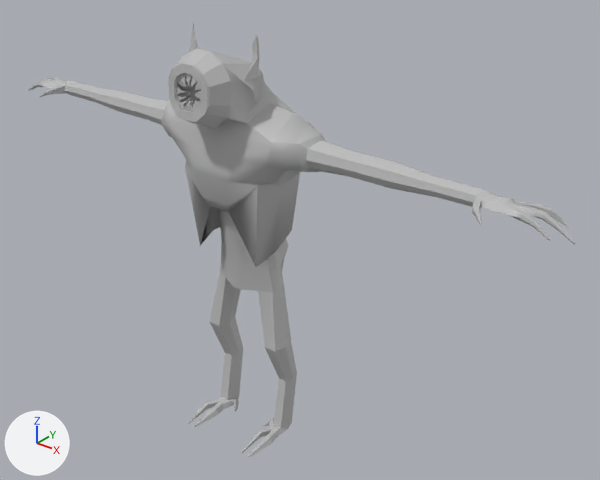
A saved change to the FBX model FIT3145_Assignment1/Assets/Resources/Models/Characters/Model_Imp.fbx.
Rendered twice from a 50 mm camera at (1.105, -1.183, 1.156) aimed at (0.105, 0.066, 0.381). Lighting does not change. The marker at lower left points along +X, +Y and +Z. Where no turn or scale is listed for an object, it has been applied to the vertices.
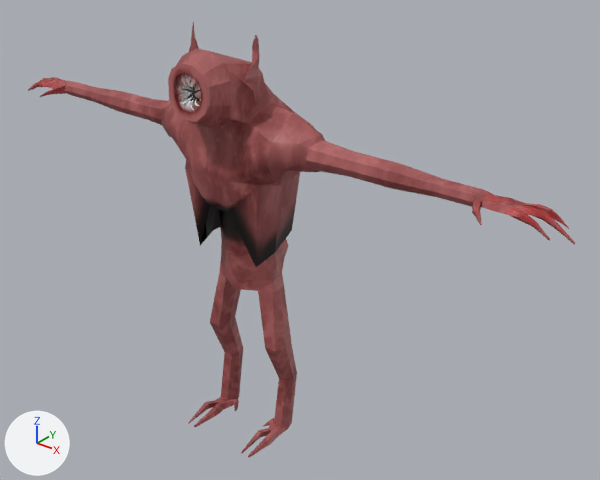
The change, as a diff of the scene's bpy script:
```diff
--- a/FIT3145_Assignment1/Assets/Resources/Models/Characters/Model_Imp.fbx.py
+++ b/FIT3145_Assignment1/Assets/Resources/Models/Characters/Model_Imp.fbx.py
@@ img_imp_uvmap_png @@
+img_imp_uvmap_png = load_image('Imp_UVmap.png', '../../Textures/Imp_UVmap.png', 1024, 1024, 'sRGB')
@@ mat_imptexture @@
+mat_imptexture = principled_material('ImpTexture')
+mat_imptexture.texture = img_imp_uvmap_png  # with its transparency
@@ me_mesh @@
 me_mesh.from_pydata(...)  # 1126 vertices, 2248 faces; spans x -0.709..0.71, y -0.143..0.088, z -0.517..0.415
-me_mesh.materials.append(mat_lambert2)  # grey #bcbcbc
+me_mesh.materials.append(mat_imptexture)  # picture img_imp_uvmap_png
```

Where the change shows, as pixel boxes (x1, y1, x2, y2) in the pictures (600 x 480 px):
'pCube1', recoloured (grey to brown): (28, 22, 575, 457) in both
